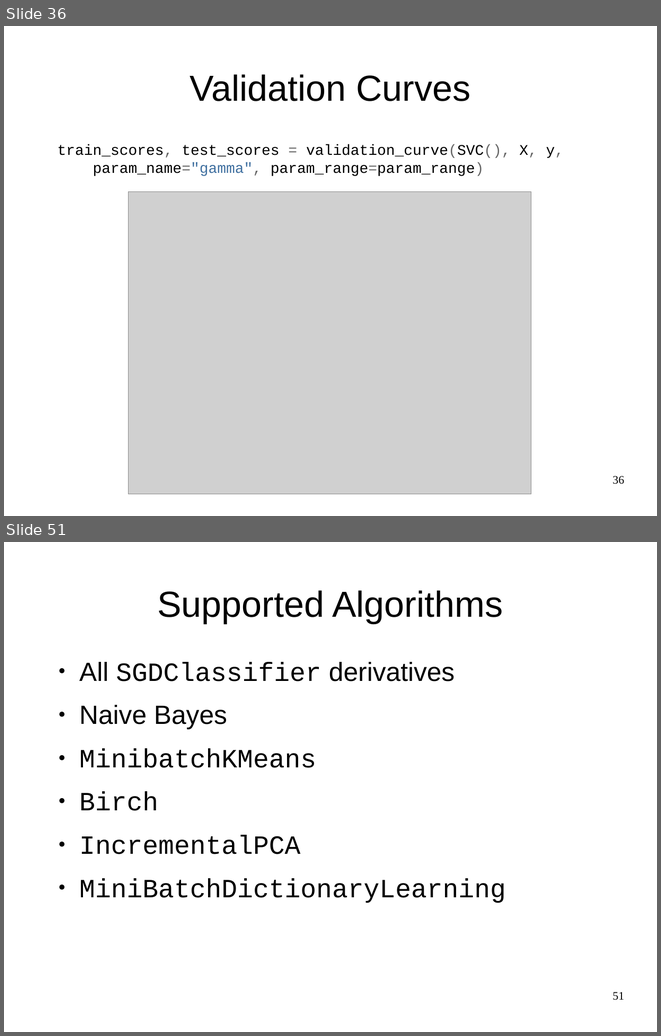
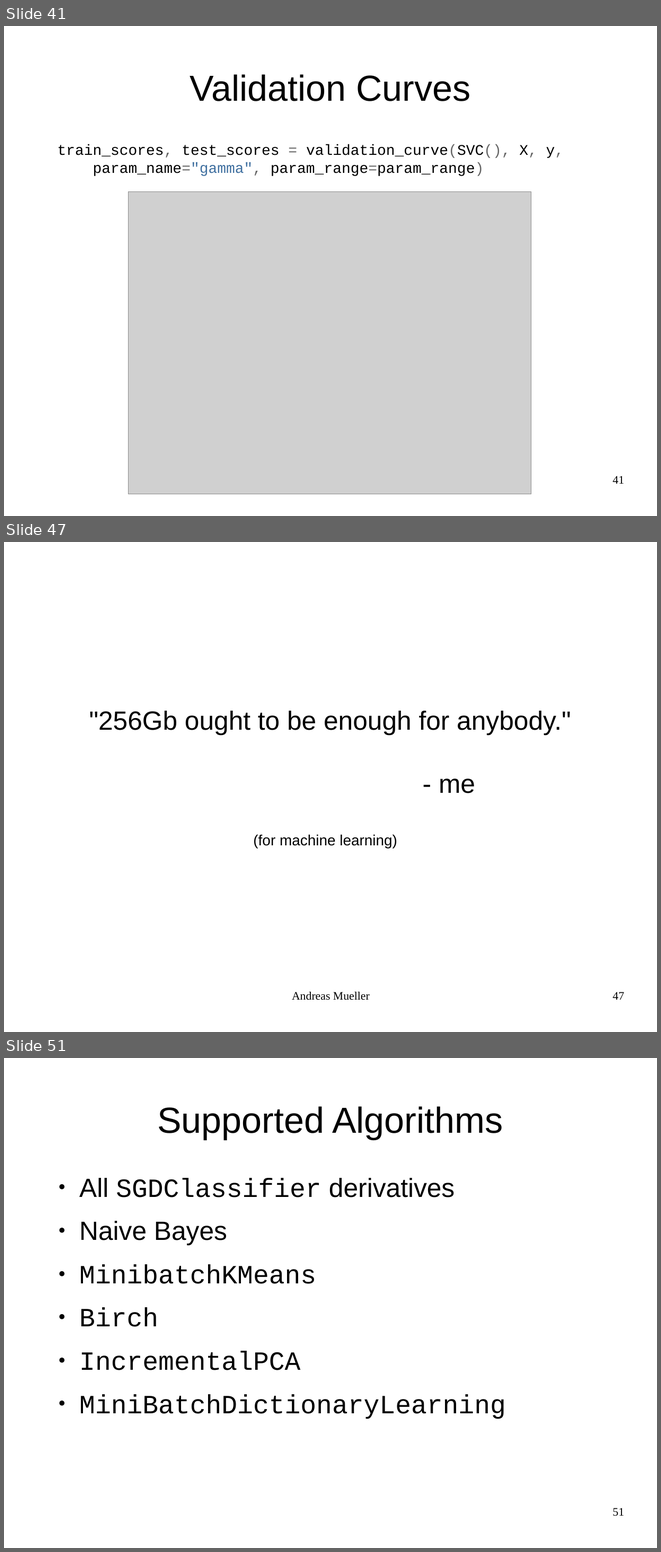
Before and after one commit to amueller/odscon-sf-2015, a slide deck: machine-learning-with-scikit-learn-odscon-SF-2015.odp. Shown one above the other, each under a label of ours: slides 36 and 51 before the commit, slides 41, 47 and 51 after it; the slides between them are not shown. The pictures are 661x1036 and 661x1552 pixels, drawn with LibreOffice and Linux fonts; fonts in the diff are those of the drawing; grey boxes stand for pictures. Boxes give left, top, right and bottom in pixels: in the first picture for what was removed or moved away, otherwise in the second. Text is boxed around its words. In the diff, an @@ line names an element or a change of style, - is before the commit and + after.

```diff
--- a/machine-learning-with-scikit-learn-odscon-SF-2015.odp
+++ b/machine-learning-with-scikit-learn-odscon-SF-2015.odp
@@ slide 47 added at bbox=[4, 542, 657, 1032], background #FFFFFF @@
@@ subtitle added at bbox=[89, 711, 571, 793], 32 pt, text #000000 @@
+"256Gb ought to be enough for anybody."
+- me
@@ text added at bbox=[253, 834, 397, 848], 18 pt, text #000000 @@
+(for machine learning)
@@ text added at bbox=[292, 991, 370, 1000], 14 pt, text #000000 @@
+Andreas Mueller
@@ page number added at bbox=[612, 991, 624, 999], 14 pt, text #000000 @@
+47
@@ what was slide 36 is now slide 41 @@
@@ page number at bbox=[612, 475, 624, 483]: text changed @@
-36
+41
```
Also in this commit, not shown: 7 slides changed, 15 other slides added, 17 slides removed, 1 other file.
